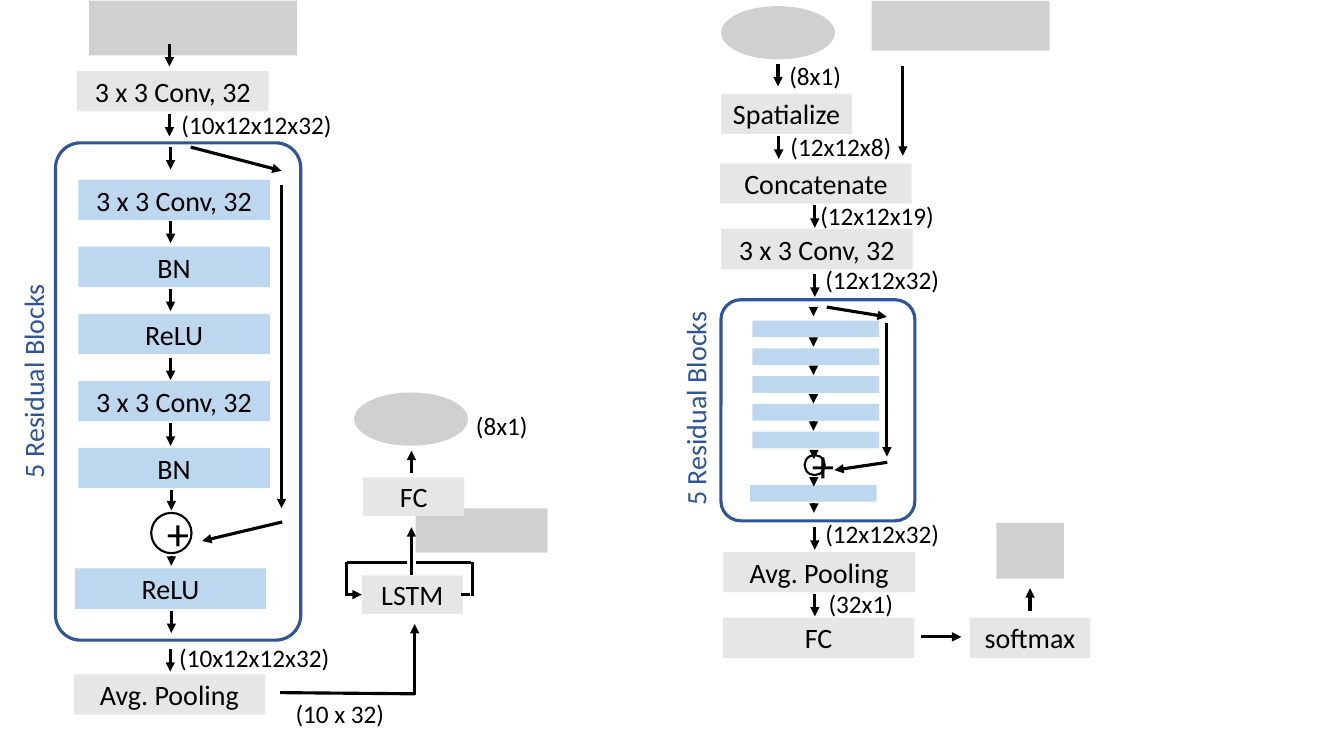
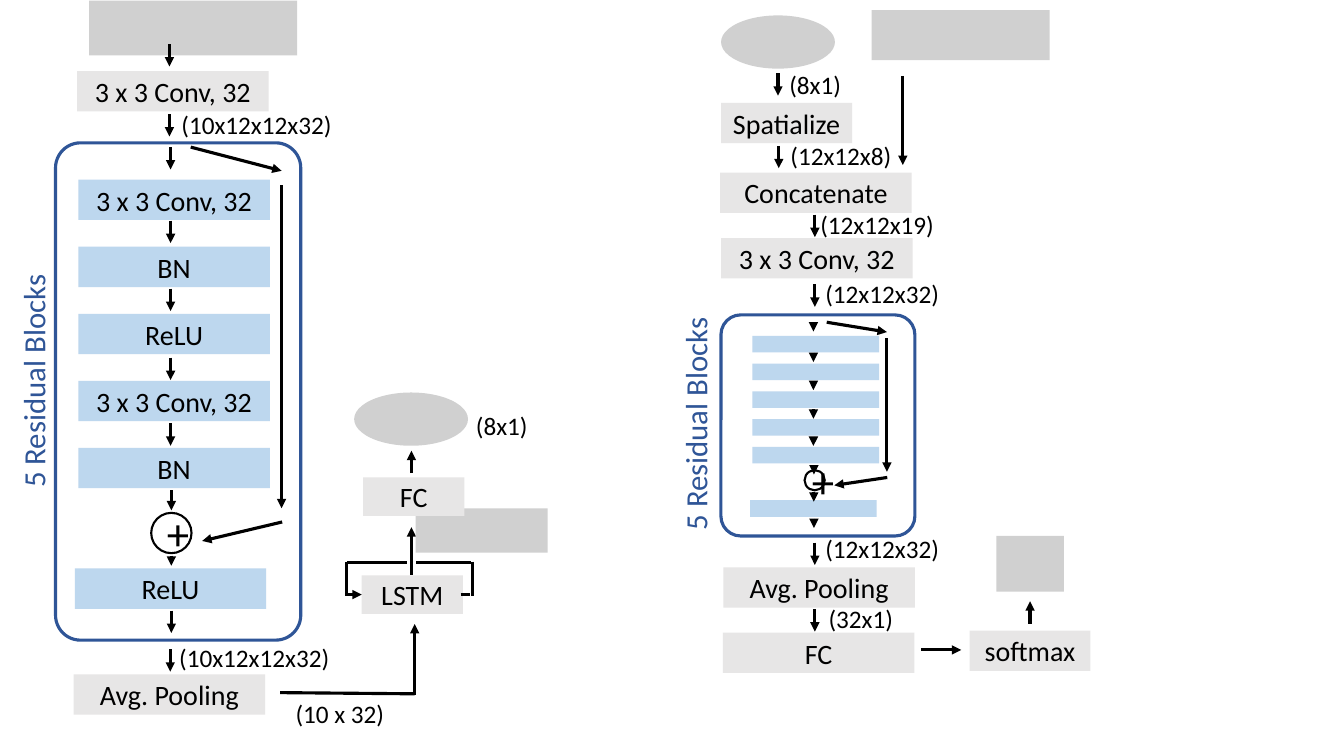
Before and after one commit to yunshiuan/tomnet-project, a slide deck: slide 11 of report/RO-MAN/figures/ROMAN-figures.pptx. Drawn at 1344x756 pixels with LibreOffice and Linux fonts; fonts in the diff are those of the drawing; grey boxes stand for pictures. Boxes give left, top, right and bottom in pixels: in the first picture for what was removed or moved away, otherwise in the second. Text is boxed around its words. In the diff, an @@ line names an element or a change of style, - is before the commit and + after.

```diff
--- a/report/RO-MAN/figures/ROMAN-figures.pptx
+++ b/report/RO-MAN/figures/ROMAN-figures.pptx
@@ 6 arrows, 3 rectangles, 3 texts, 2 pictures: place and size @@
-6 arrows, 3 rectangles, 3 texts, 2 pictures at <box>721,1,1051,611</box>
+6 arrows, 3 rectangles, 3 texts, 2 pictures at <box>721,10,1051,624</box>
@@ text "5 Residual Blocks": place and size @@
-text "5 Residual Blocks" at <box>18,291,52,477</box>
+text "5 Residual Blocks" at <box>16,282,54,486</box>
@@ text "5 Residual Blocks" at <box>16,282,54,486</box>: size 20 to 22 pt @@
@@ text "5 Residual Blocks" at <box>678,325,716,529</box>: size 20 to 22 pt @@
@@ 14 arrows, 9 rectangles, 3 texts, 1 rounded rectangle, 1 ellipse, 1 picture: place and size @@
-14 arrows, 9 rectangles, 3 texts, 1 rounded rectangle, 1 ellipse, 1 picture at <box>721,270,1091,658</box>
+14 arrows, 9 rectangles, 3 texts, 1 rounded rectangle, 1 ellipse, 1 picture at <box>721,284,1091,674</box>
```
Also in this commit, not shown: 1 slide added, 1 slide removed, 3 other files.
